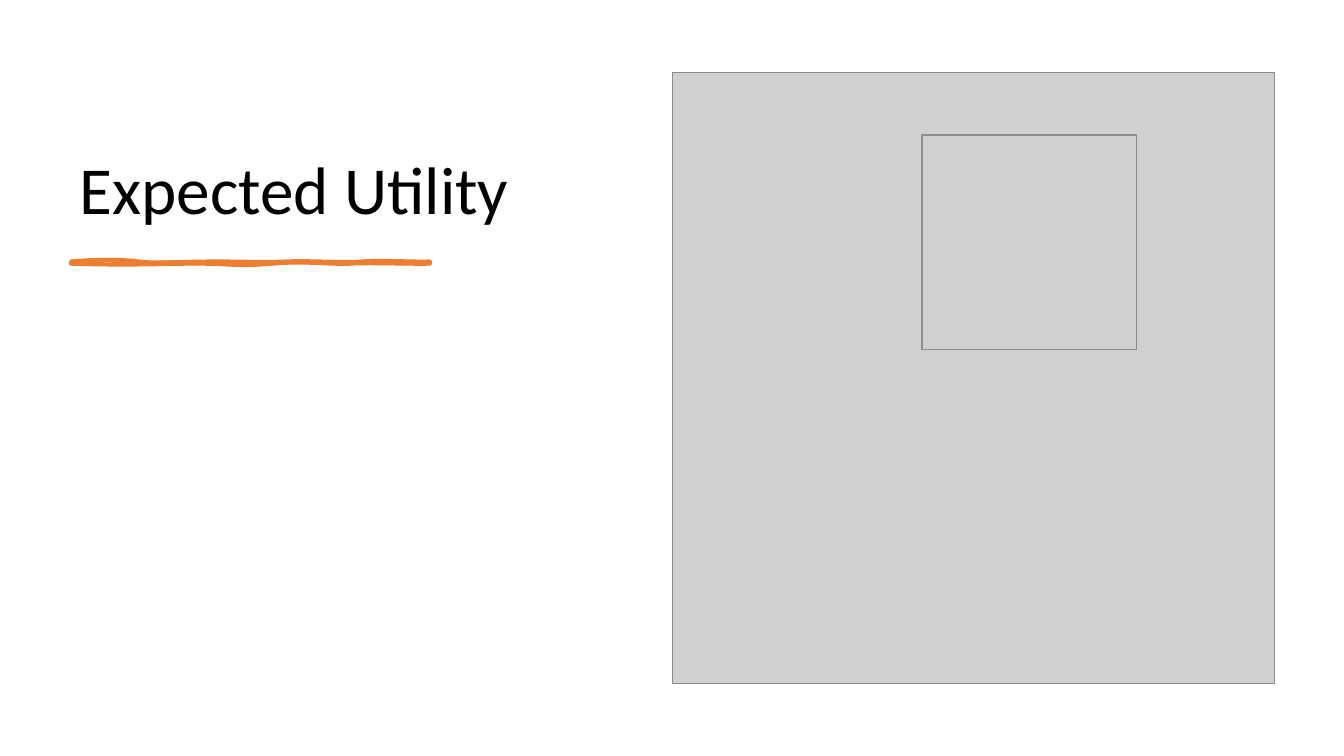
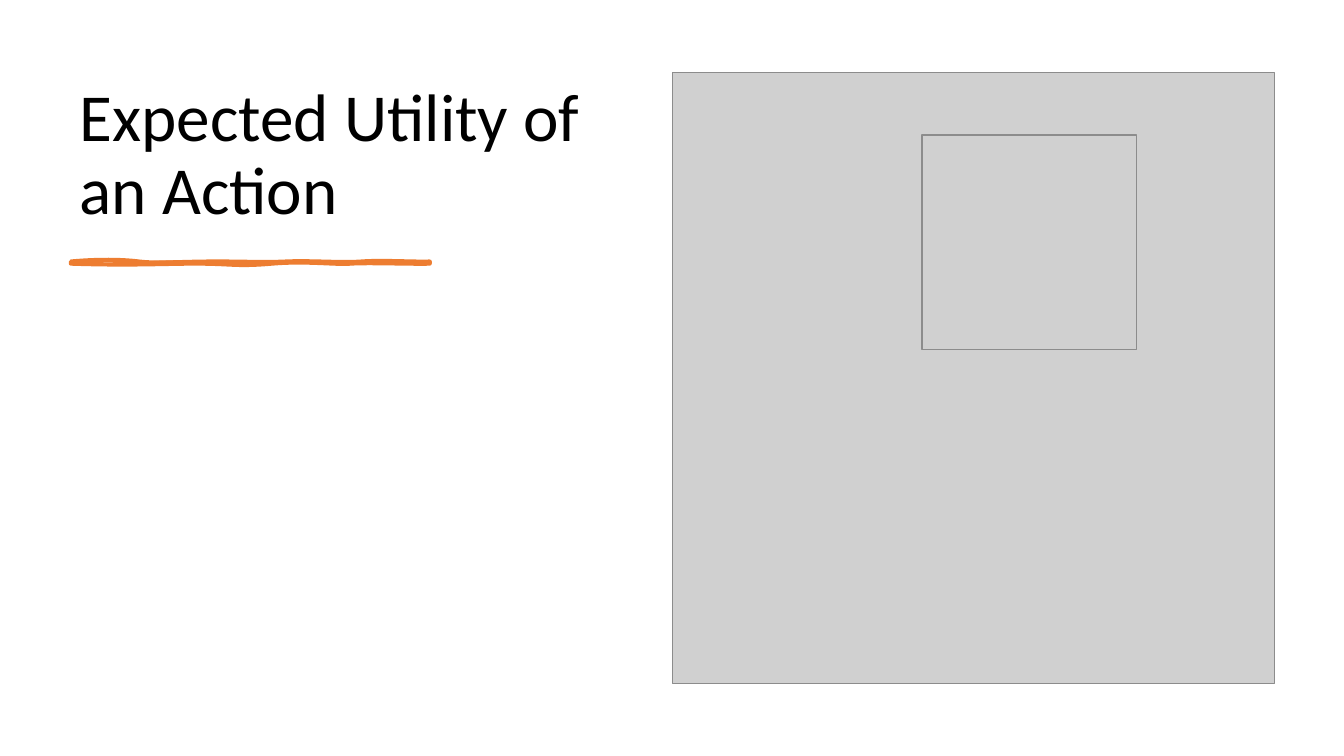
Before and after one commit to mhahsler/CS7320-AI, a slide deck: slide 5 of slides/16_decision_making.pptx. Drawn at 1344x756 pixels with LibreOffice and Linux fonts; fonts in the diff are those of the drawing; grey boxes stand for pictures. Boxes give left, top, right and bottom in pixels: in the first picture for what was removed or moved away, otherwise in the second. Text is boxed around its words. In the diff, an @@ line names an element or a change of style, - is before the commit and + after.

Commit message:
added more in utility scales.

```diff
--- a/slides/16_decision_making.pptx
+++ b/slides/16_decision_making.pptx
@@ title at (80, 94, 579, 215): text changed @@
-Expected Utility
+Expected Utility of an Action
```
Also in this commit, not shown: 1 other file.
